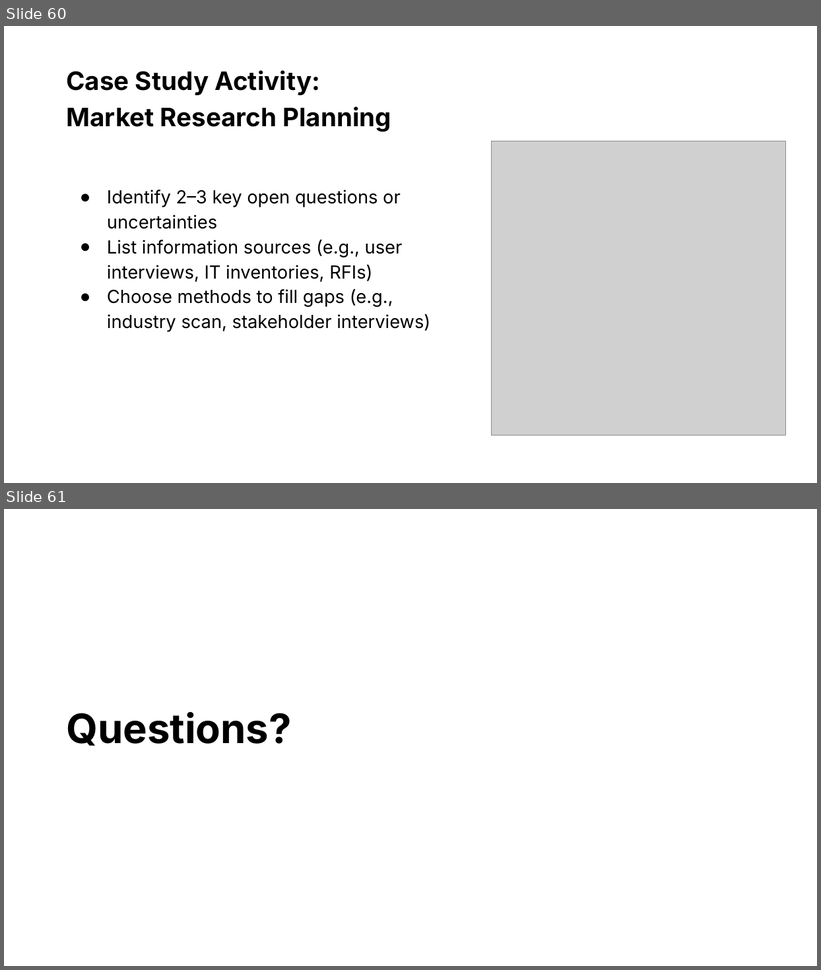
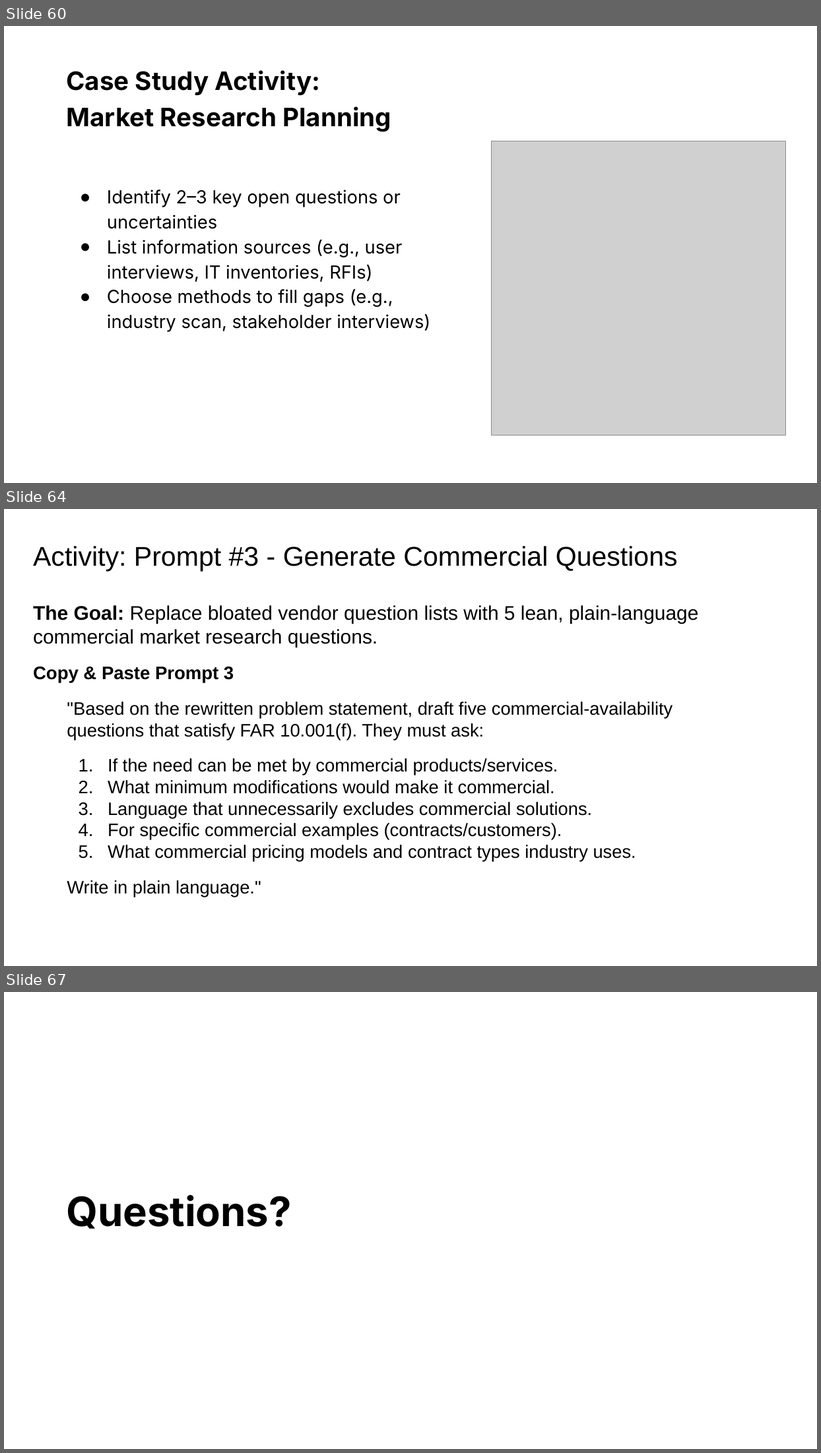
Before and after one commit to usds/ditap-curriculum-update, a slide deck: 3_Curriculum/3A_DITAP-Core-Curriculum/Module-2/In-Class Materials/1_Module 2 Presentation.pptx. Shown one above the other, each under a label of ours: slides 60 and 61 before the commit, slides 60, 64 and 67 after it; the slides between them are not shown. The pictures are 821x970 and 821x1453 pixels, drawn with LibreOffice and Linux fonts; fonts in the diff are those of the drawing; grey boxes stand for pictures. Boxes give left, top, right and bottom in pixels: in the first picture for what was removed or moved away, otherwise in the second. Text is boxed around its words. In the diff, an @@ line names an element or a change of style, - is before the commit and + after.

Commit message:
Add files via upload
Updating slides to correspond to the updated Activity: Signal or Noise? Evaluating RFIs with AI activity

```diff
--- a/3_Curriculum/3A_DITAP-Core-Curriculum/Module-2/In-Class Materials/1_Module 2 Presentation.pptx
+++ b/3_Curriculum/3A_DITAP-Core-Curriculum/Module-2/In-Class Materials/1_Module 2 Presentation.pptx
@@ slide 64 added at <box>4,509,817,966</box>, background #FFFFFF @@
@@ title added at <box>33,546,678,572</box>, 24 pt, text #000000 @@
+Activity: Prompt #3 - Generate Commercial Questions
@@ text added at <box>33,605,698,897</box>, 16 pt, text #000000 @@
+The Goal: Replace bloated vendor question lists with 5 lean, plain-language commercial market research questions.
+Copy & Paste Prompt 3
+"Based on the rewritten problem statement, draft five commercial-availability questions that satisfy FAR 10.001(f). They must ask:
+1. If the need can be met by commercial products/services.
+2. What minimum modifications would make it commercial.
+3. Language that unnecessarily excludes commercial solutions.
+4. For specific commercial examples (contracts/customers).
+5. What commercial pricing models and contract types industry uses.
+Write in plain language."
@@ what was slide 61 is now slide 67 @@
```
Also in this commit, not shown: 5 other slides added.
